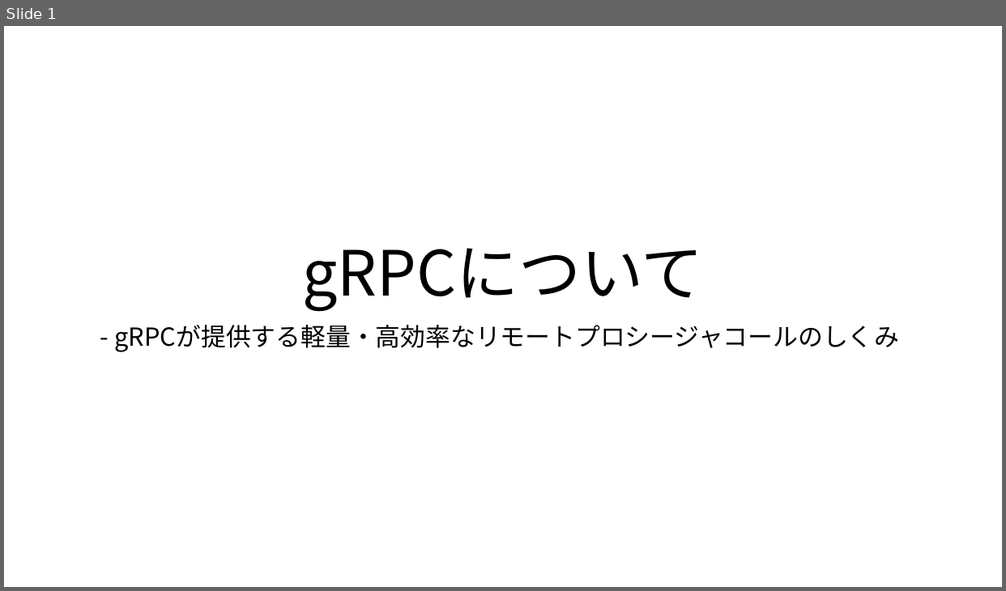
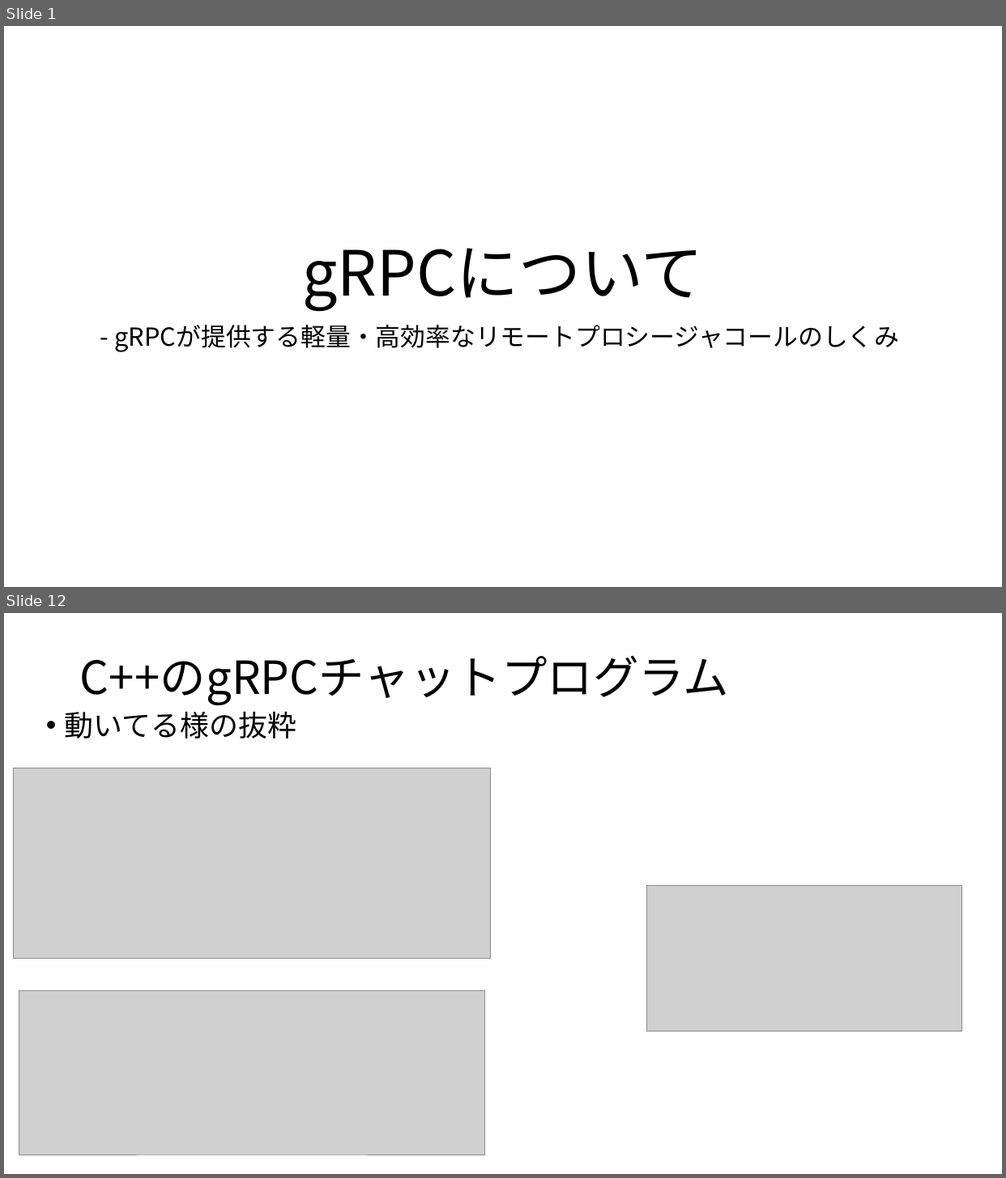
Before and after one commit to koga-miko/misc, a slide deck: raspberry-pi-report/gRPCについて.pptx. Shown one above the other, each under a label of ours: slide 1 before the commit, slides 1 and 12 after it; the slides between them are not shown. The pictures are 1006x591 and 1006x1178 pixels, drawn with LibreOffice and Linux fonts; fonts in the diff are those of the drawing; grey boxes stand for pictures. Boxes give left, top, right and bottom in pixels: in the first picture for what was removed or moved away, otherwise in the second. Text is boxed around its words. In the diff, an @@ line names an element or a change of style, - is before the commit and + after.

```diff
--- a/raspberry-pi-report/gRPCについて.pptx
+++ b/raspberry-pi-report/gRPCについて.pptx
@@ slide 12 added at <box>4,613,1002,1174</box>, background #FFFFFF @@
@@ title added at <box>80,655,729,705</box>, 44 pt, text #000000 @@
+C++のgRPCチャットプログラム
@@ text added at <box>65,711,296,739</box>, 28 pt, text #000000 @@
+• 動いてる様の抜粋
@@ picture added at <box>14,768,491,958</box> @@
@@ picture added at <box>647,885,961,1032</box> @@
@@ picture added at <box>19,991,485,1155</box> @@
```
Also in this commit, not shown: 5 slides changed, 6 other slides added, 3 slides removed, 3 other files.
